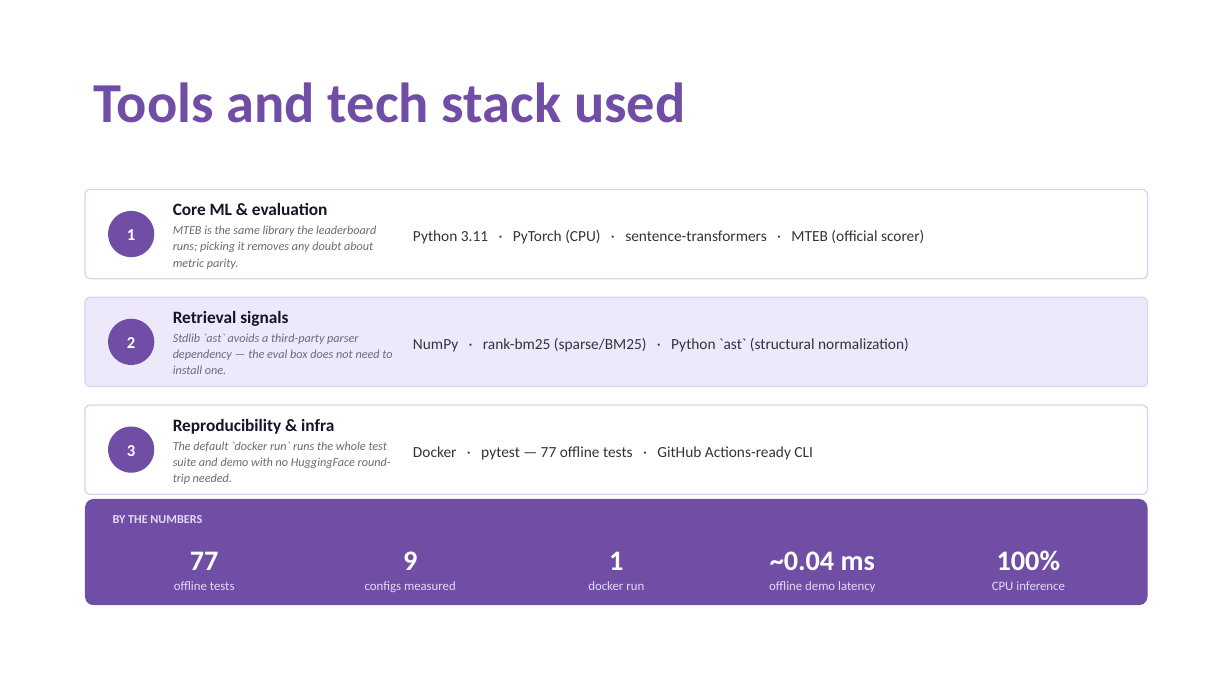
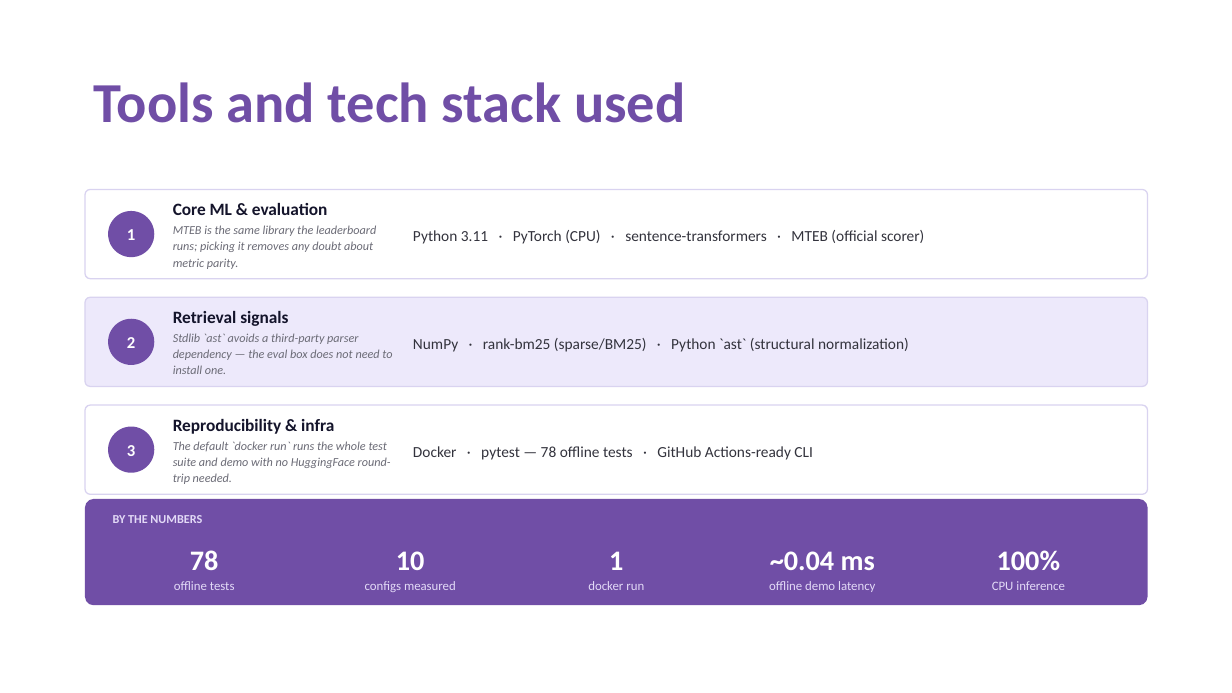
Before and after one commit to Ajha2005/samsung-prism, a slide deck: slide 6 of submission/Thapar_Trace_Submission_ppt.pptx. Drawn at 1232x693 pixels with LibreOffice and Linux fonts; fonts in the diff are those of the drawing. Boxes give left, top, right and bottom in pixels: in the first picture for what was removed or moved away, otherwise in the second. Text is boxed around its words. In the diff, an @@ line names an element or a change of style, - is before the commit and + after.

```diff
--- a/submission/Thapar_Trace_Submission_ppt.pptx
+++ b/submission/Thapar_Trace_Submission_ppt.pptx
@@ text at [413, 446, 812, 460]: text changed @@
-Docker · pytest — 77 offline tests · GitHub Actions-ready CLI
+Docker · pytest — 78 offline tests · GitHub Actions-ready CLI
@@ text at [190, 550, 219, 570]: text changed @@
-77
+78
@@ text at [396, 551, 425, 570]: text changed @@
-9
+10
```
Also in this commit, not shown: 6 other slides changed, 1 other file.
